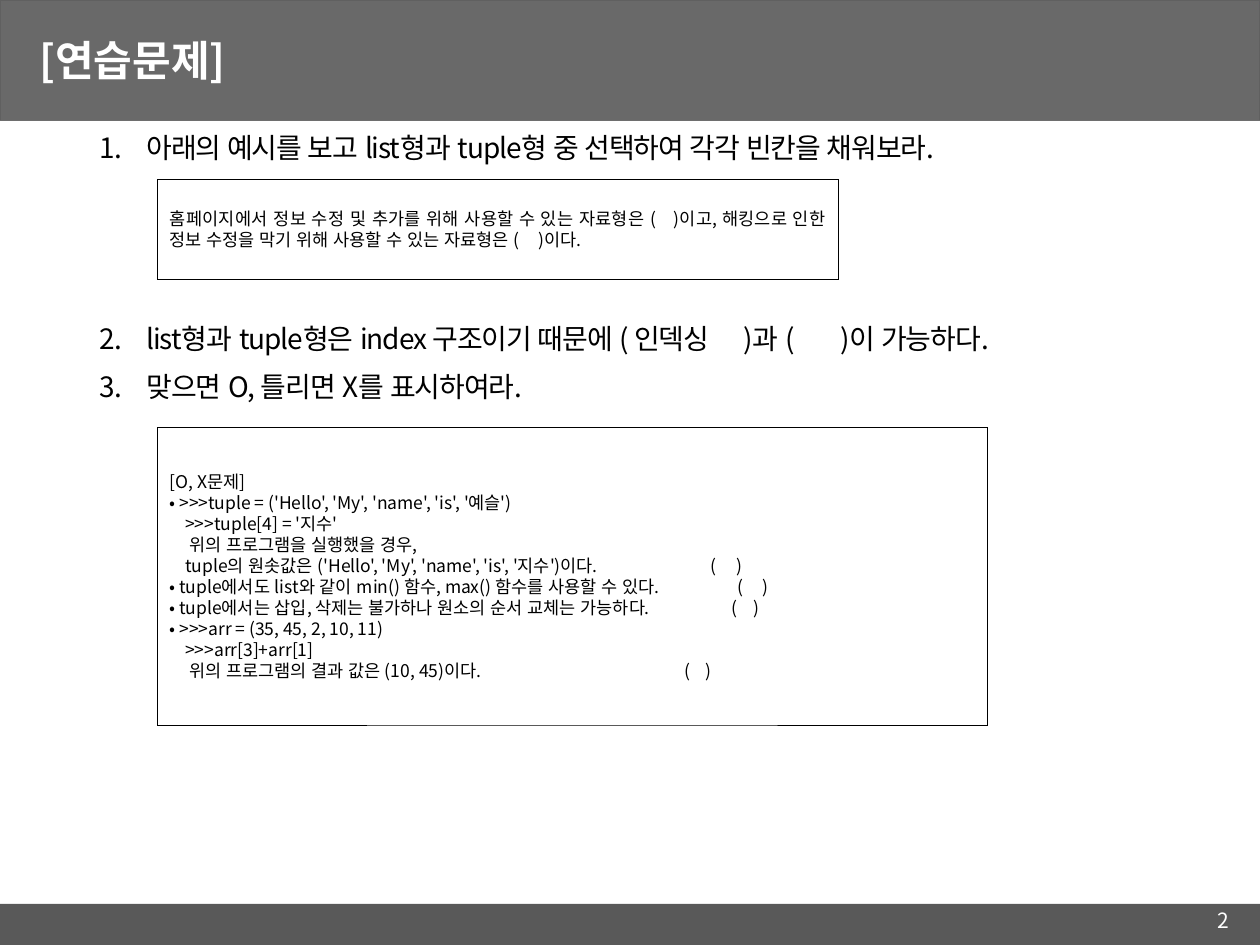
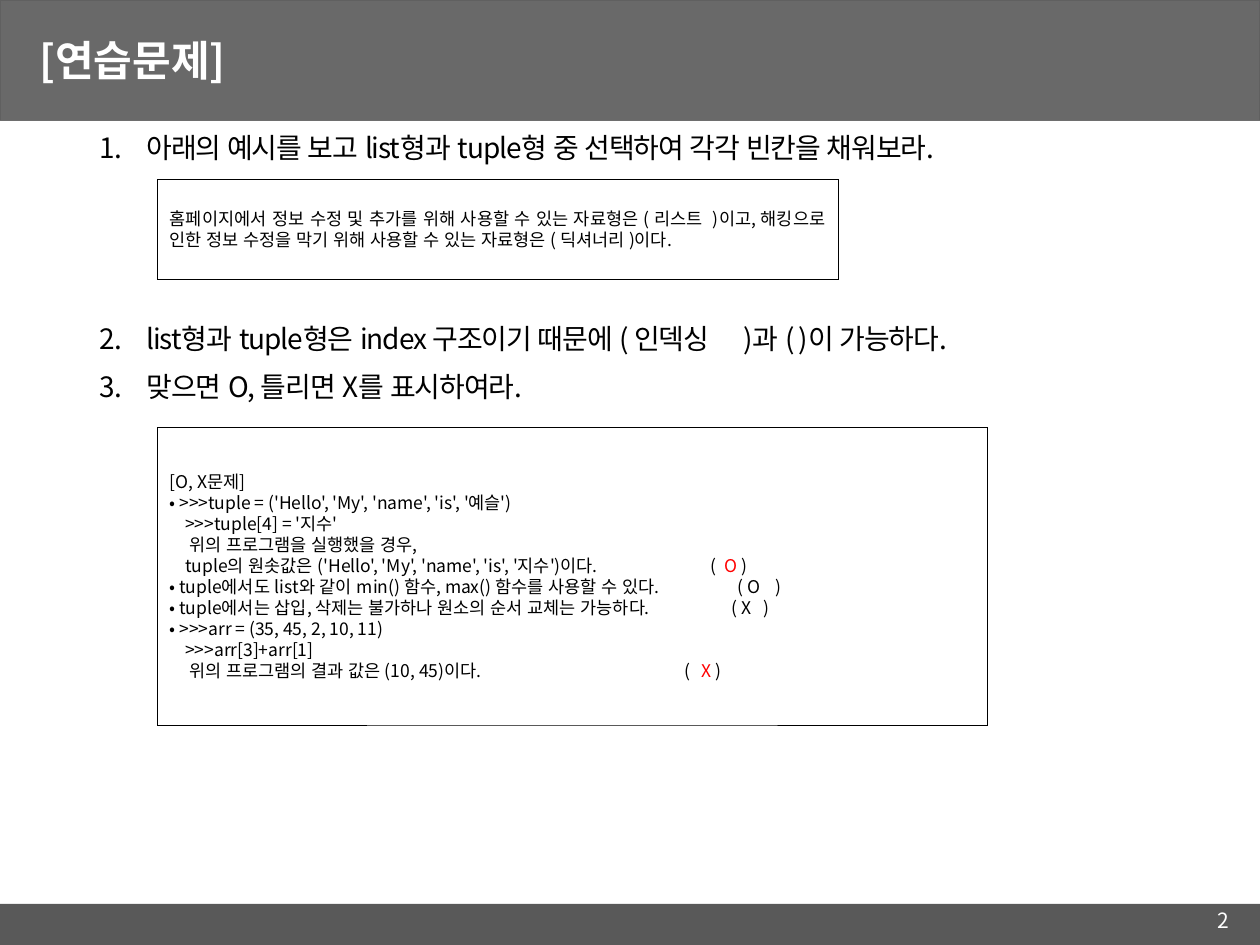
Before and after one commit to mgh3326/big_data_web, a slide deck: slide 2 of python/2_6/1교시아침문제.pptx. Drawn at 1260x945 pixels with LibreOffice and Linux fonts; fonts in the diff are those of the drawing; grey boxes stand for pictures. Boxes give left, top, right and bottom in pixels: in the first picture for what was removed or moved away, otherwise in the second. Text is boxed around its words. In the diff, an @@ line names an element or a change of style, - is before the commit and + after.

```diff
--- a/python/2_6/1교시아침문제.pptx
+++ b/python/2_6/1교시아침문제.pptx
@@ text "아래의 예시를 보고 list형과 tuple형 ..." rewrapped from (x1=146, y1=134, x2=988, y2=402) to (x1=146, y1=134, x2=947, y2=402) @@
@@ text in rectangle at (x1=170, y1=210, x2=826, y2=250): text changed @@
-홈페이지에서 정보 수정 및 추가를 위해 사용할 수 있는 자료형은 ( )이고, 해킹으로 인한 정보 수정을 막기 위해 사용할 수 있는 자료형은 ( )이다.
+홈페이지에서 정보 수정 및 추가를 위해 사용할 수 있는 자료형은 ( 리스트 )이고, 해킹으로 인한 정보 수정을 막기 위해 사용할 수 있는 자료형은 ( 딕셔너리 )이다.
@@ text in rectangle at (x1=189, y1=596, x2=751, y2=681): text changed @@
-위의 프로그램의 결과 값은 (10, 45)이다. ( )
+위의 프로그램의 결과 값은 (10, 45)이다. ( X )
```
Also in this commit, not shown: 1 other slide changed, 11 other files.
